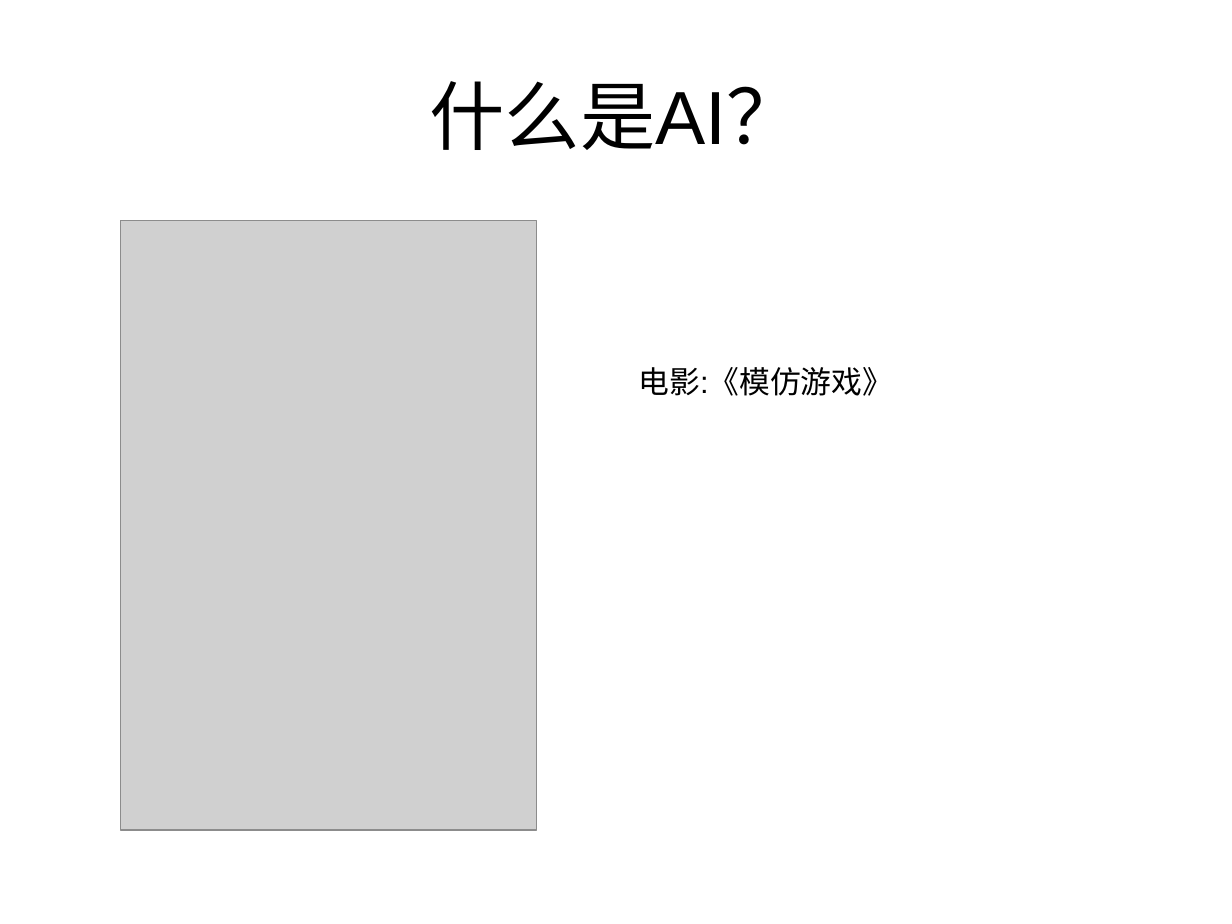
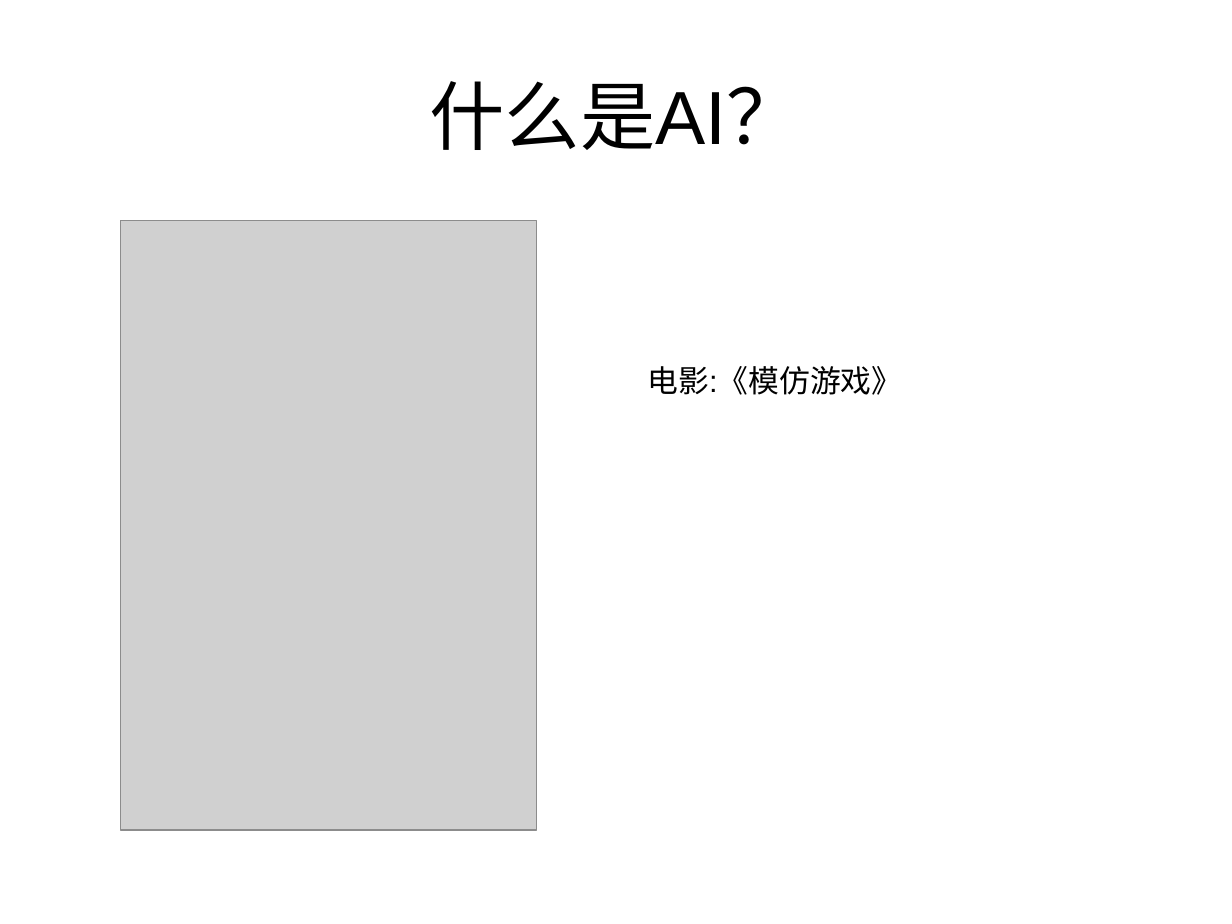
Before and after one commit to zhijie-ai/RL, a slide deck: slide 4 of rl-rec-practice/topk/code/AI的过去现在及未来.ppt. Drawn at 1232x924 pixels with LibreOffice and Linux fonts; fonts in the diff are those of the drawing; grey boxes stand for pictures. Boxes give left, top, right and bottom in pixels: in the first picture for what was removed or moved away, otherwise in the second. Text is boxed around its words. In the diff, an @@ line names an element or a change of style, - is before the commit and + after.

Commit message:
PPT

```diff
--- a/rl-rec-practice/topk/code/AI的过去现在及未来.ppt
+++ b/rl-rec-practice/topk/code/AI的过去现在及未来.ppt
@@ text "电影:《模仿游戏》": place and size @@
-text "电影:《模仿游戏》" at (638,367,893,396)
+text "电影:《模仿游戏》" at (648,366,903,395)
```
Also in this commit, not shown: 1 other slide changed.
